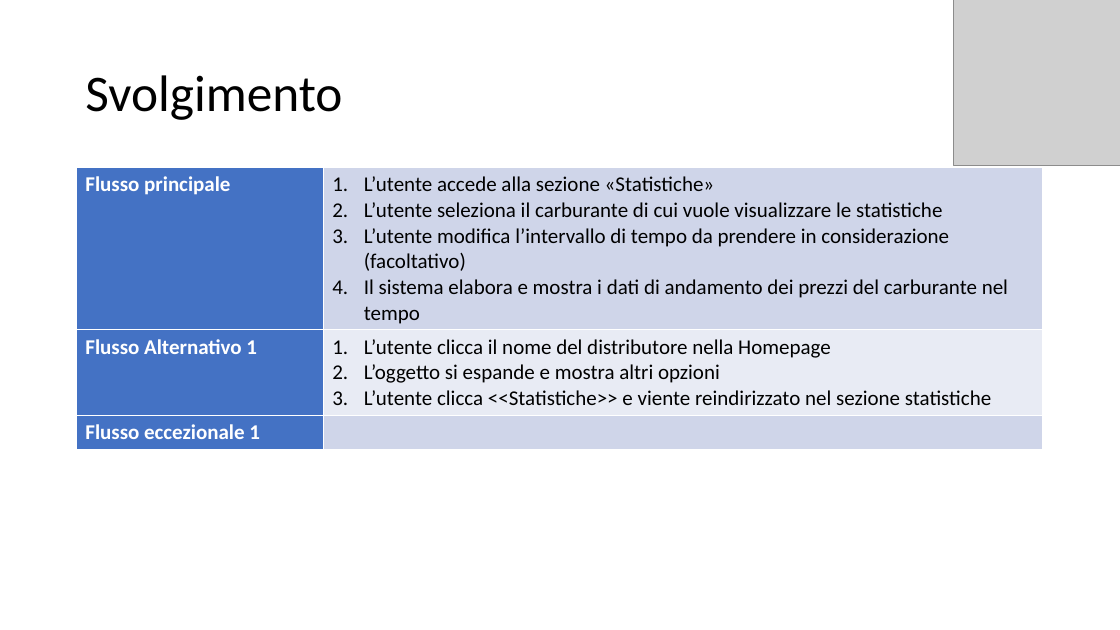
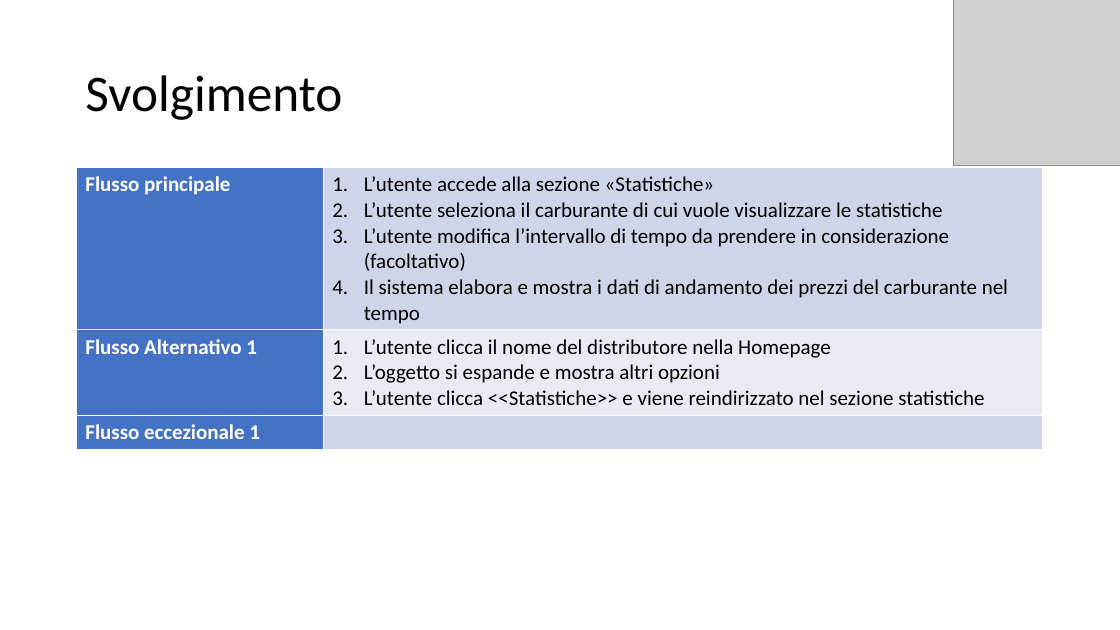
Before and after one commit to itsar19-20/gas, a slide deck: slide 4 of docs/analisi/Template use case/Template Use Case - Statistiche.pptx. Drawn at 1120x630 pixels with LibreOffice and Linux fonts; fonts in the diff are those of the drawing; grey boxes stand for pictures. Boxes give left, top, right and bottom in pixels: in the first picture for what was removed or moved away, otherwise in the second. Text is boxed around its words. In the diff, an @@ line names an element or a change of style, - is before the commit and + after.

```diff
--- a/docs/analisi/Template use case/Template Use Case - Statistiche.pptx
+++ b/docs/analisi/Template use case/Template Use Case - Statistiche.pptx
@@ table at (77,168,1044,446) @@
-row 2, column 2: L’utente clicca il nome del distributore nella Homepage / L’oggetto si espande e mostra altri opzioni / L’utente clicca <<Statistiche>> e viente reindirizzato nel sezione statistiche
+row 2, column 2: L’utente clicca il nome del distributore nella Homepage / L’oggetto si espande e mostra altri opzioni / L’utente clicca <<Statistiche>> e viene reindirizzato nel sezione statistiche
```
Also in this commit, not shown: 7 other files.
